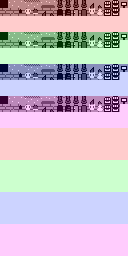
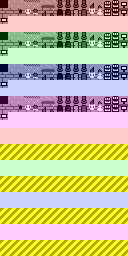
Before/after of a w=128, h=256 layered artwork. What changed in the layer stack:
painted on "Layer 1" over <box>0,144,128,256</box>
added layer "Unusable Tiles" above "Layer 0" over <box>0,144,128,256</box>
painted on "Layer 0" over <box>0,8,128,120</box>
